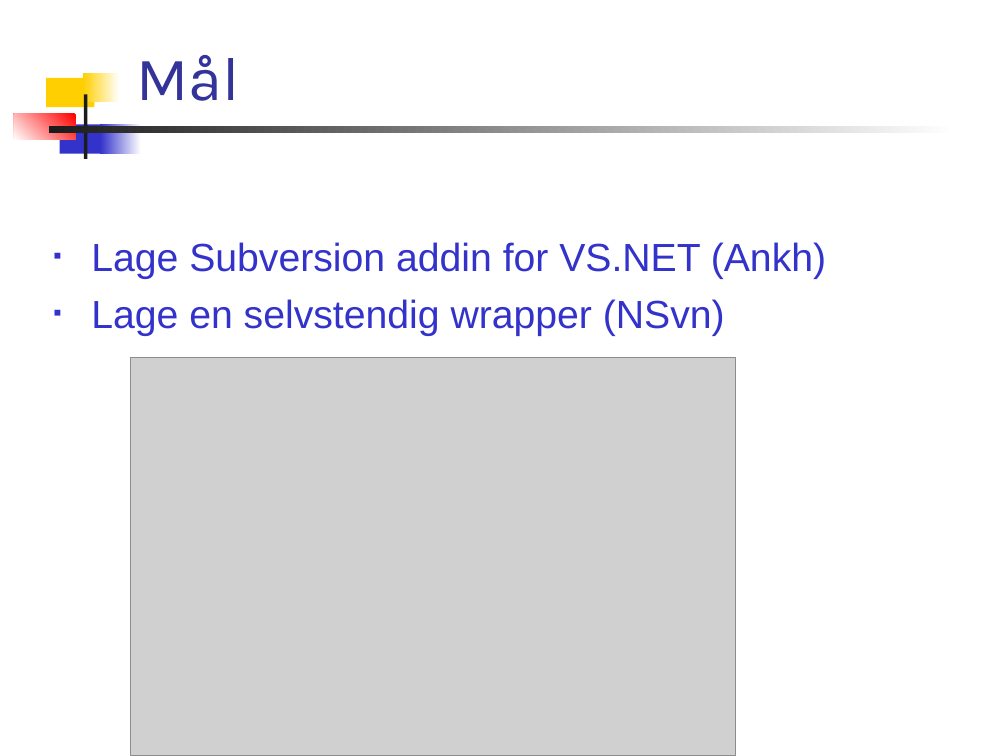
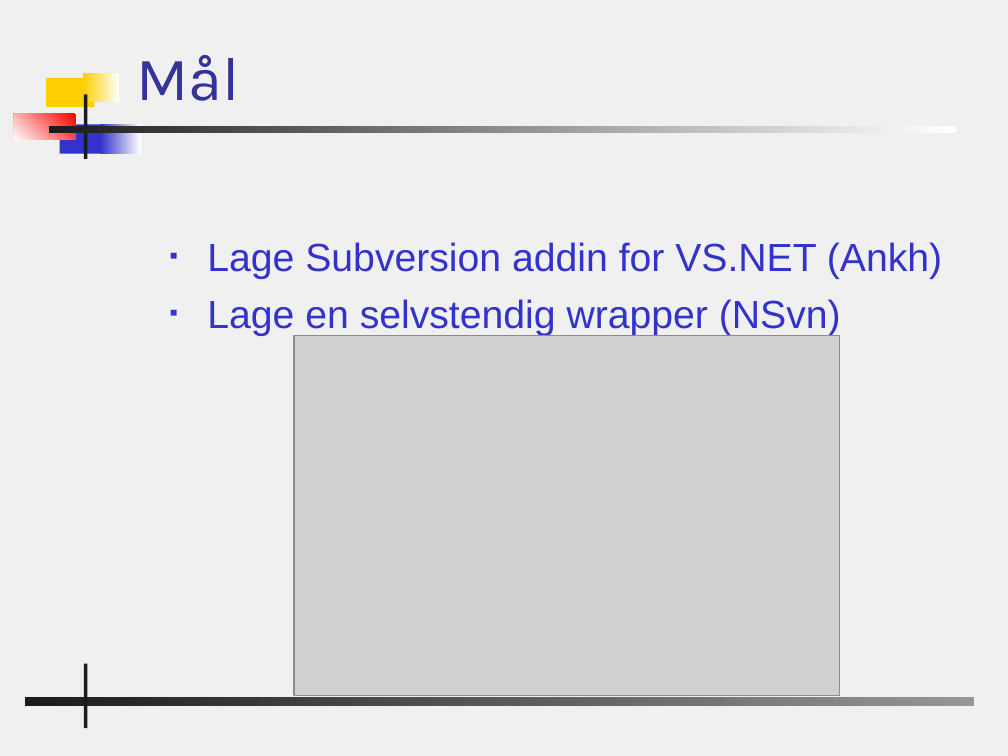
Before and after one commit to chucker/AnkhSVN, a slide deck: slide 8 of doc/powerpoint/Subversion_addin_for_VS.NET.ppt. Drawn at 1008x756 pixels with LibreOffice and Linux fonts; fonts in the diff are those of the drawing; grey boxes stand for pictures; background and template pictures are left out. Boxes give left, top, right and bottom in pixels: in the first picture for what was removed or moved away, otherwise in the second. Text is boxed around its words. In the diff, an @@ line names an element or a change of style, - is before the commit and + after.

Commit message:
Changed bg and some text.

```diff
--- a/doc/powerpoint/Subversion_addin_for_VS.NET.ppt
+++ b/doc/powerpoint/Subversion_addin_for_VS.NET.ppt
@@ background #FFFFFF to #F0F0F0 @@
@@ text "Lage Subversion addin for VS.NET ...": place and size @@
-text "Lage Subversion addin for VS.NET ..." at [91, 242, 826, 336]
+text "Lage Subversion addin for VS.NET ..." at [207, 242, 942, 336]
@@ picture: place and size @@
-picture at [131, 358, 736, 756]
+picture at [294, 336, 841, 696]
@@ rectangle added at [84, 663, 87, 728], fill #1C1C1C @@
@@ rectangle added at [25, 698, 975, 706], fill gradient #969696 to #1C1C1C @@
```
Also in this commit, not shown: 21 other slides changed, 2 slides added, 1 slide removed.
